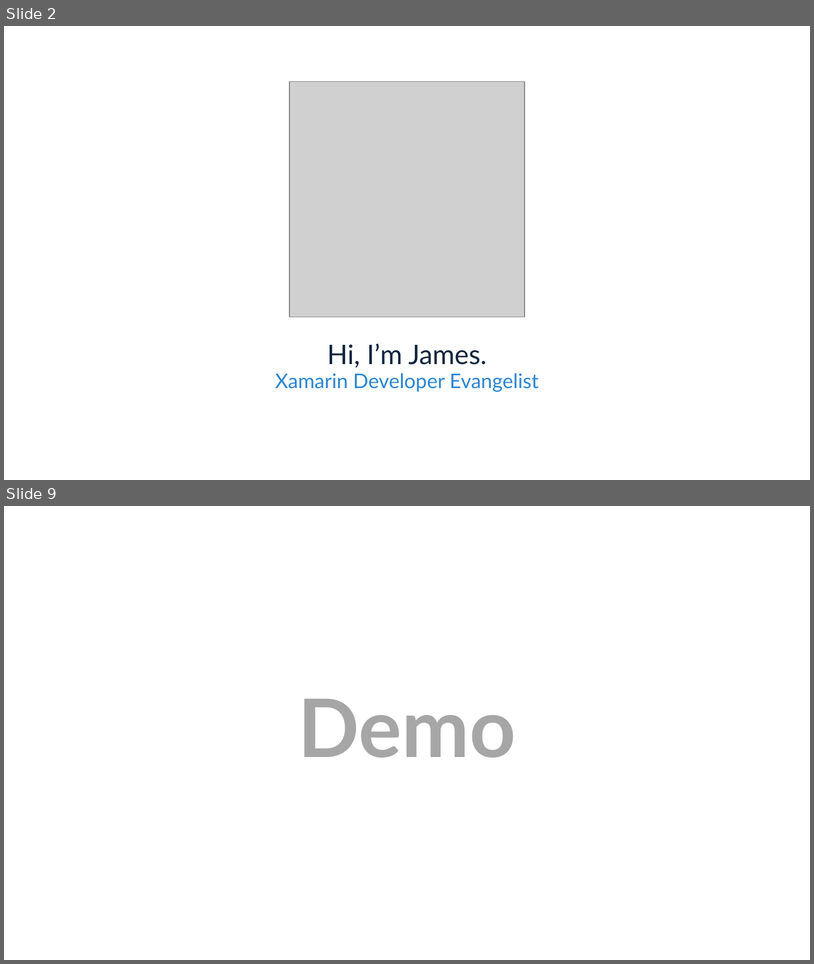
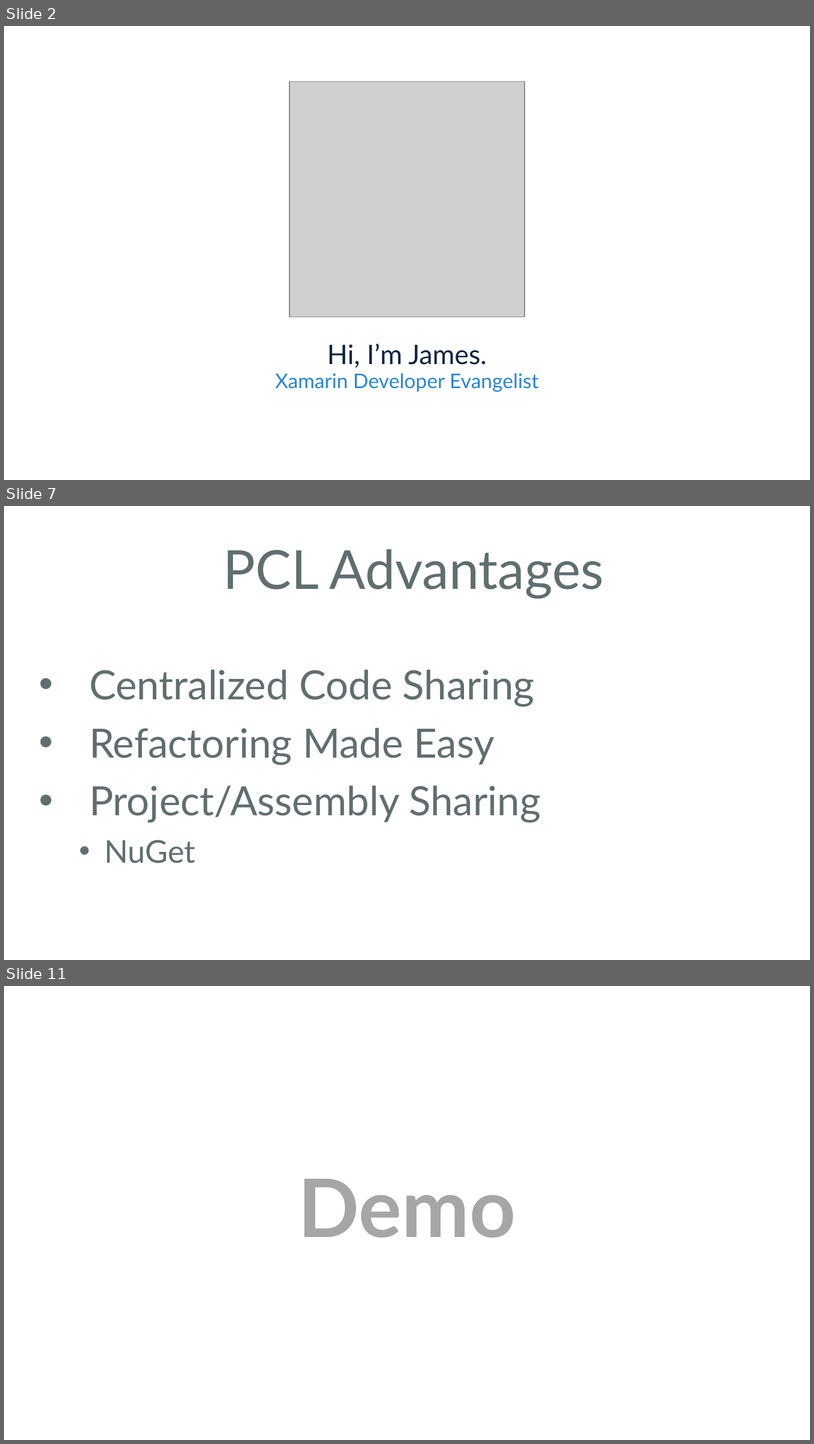
Before and after one commit to jamesmontemagno/PlanetXamarin, a slide deck: PCLinVS.ppt. Shown one above the other, each under a label of ours: slides 2 and 9 before the commit, slides 2, 7 and 11 after it; the slides between them are not shown. The pictures are 814x964 and 814x1444 pixels, drawn with LibreOffice and Linux fonts; fonts in the diff are those of the drawing; grey boxes stand for pictures; background and template pictures are left out. Boxes give left, top, right and bottom in pixels: in the first picture for what was removed or moved away, otherwise in the second. Text is boxed around its words. In the diff, an @@ line names an element or a change of style, - is before the commit and + after.

```diff
--- a/PCLinVS.ppt
+++ b/PCLinVS.ppt
@@ slide 7 added at [4, 506, 810, 960], background #FFFFFF @@
@@ text added at [224, 549, 605, 598], 48 pt, text #606E6F @@
+PCL Advantages
@@ text added at [89, 669, 541, 863], 36 pt, text #606E6F @@
+• Centralized Code Sharing
+• Refactoring Made Easy
+• Project/Assembly Sharing
+  • NuGet
@@ what was slide 9 is now slide 11 @@
```
Also in this commit, not shown: 2 slides changed, 5 other slides added, 4 slides removed.
